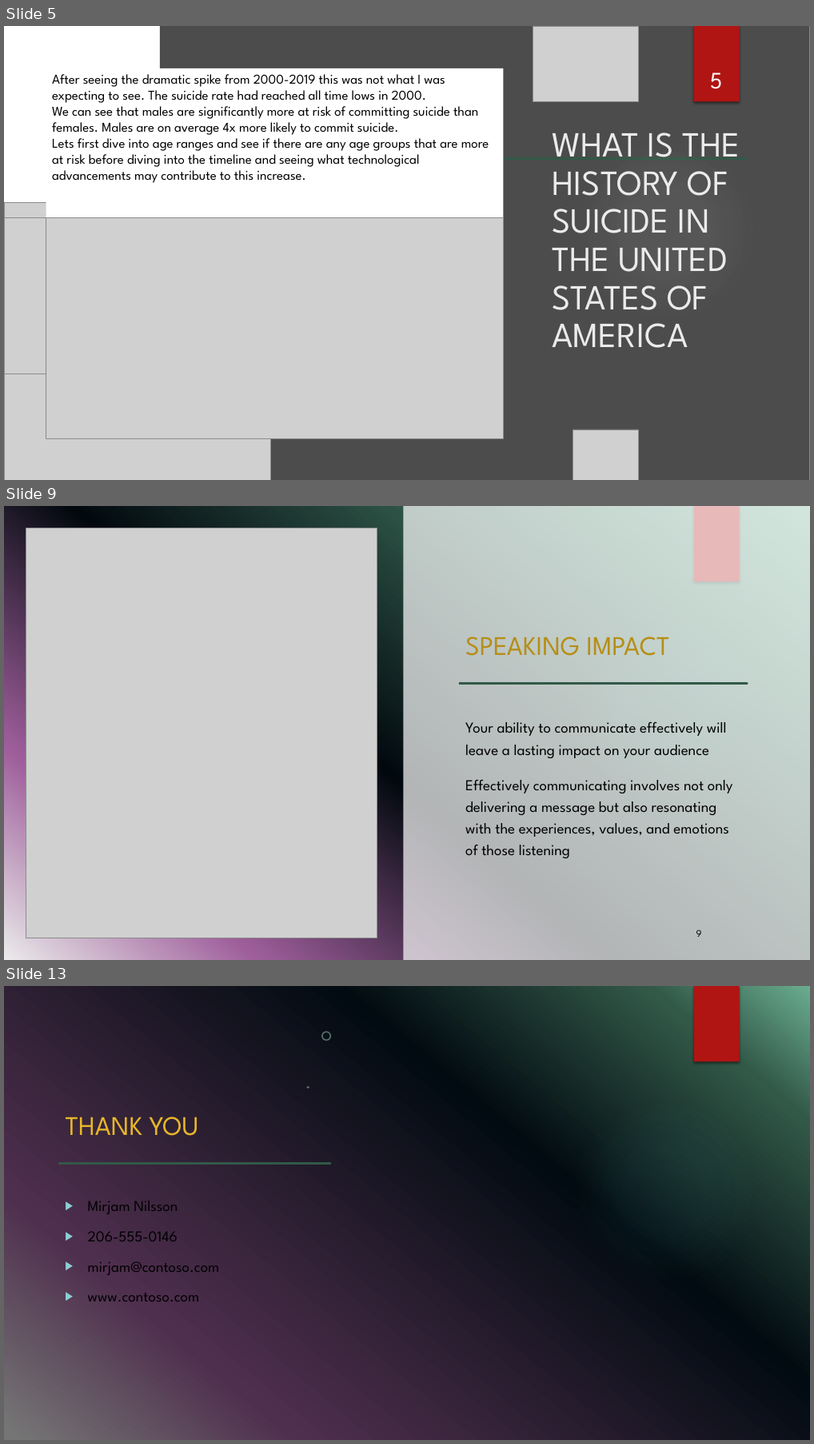
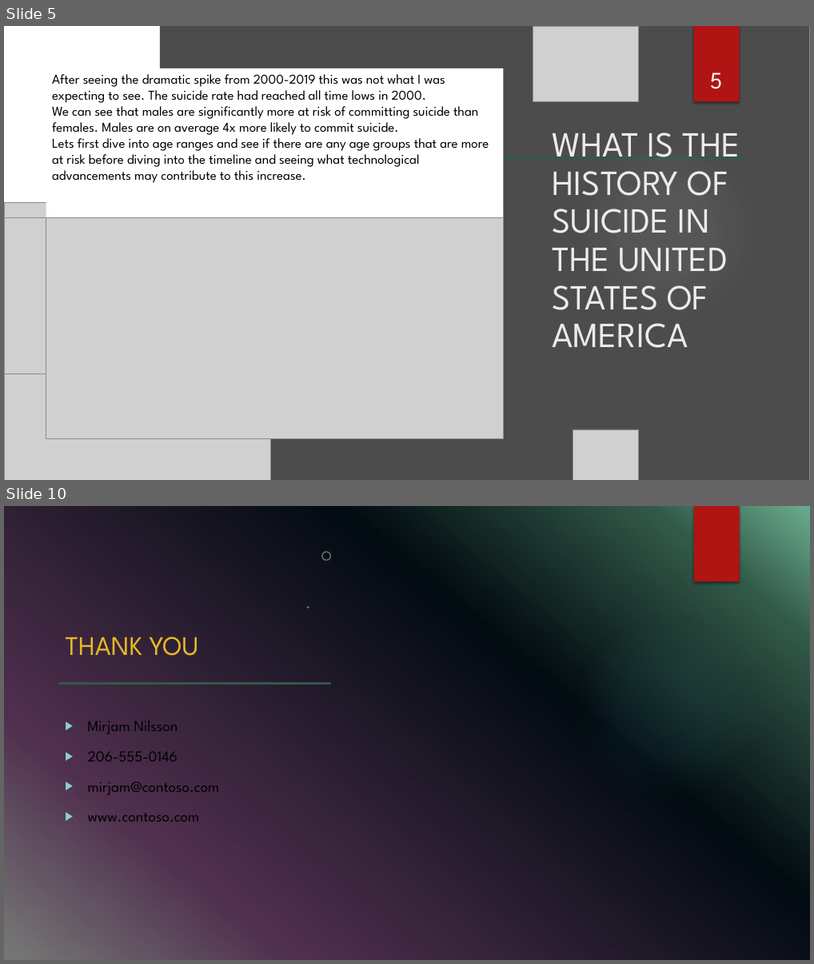
Before and after one commit to RussellBracey/Capston_rb, a slide deck: powerpoint/capstone_powerpoint.pptx. Shown one above the other, each under a label of ours: slides 5, 9 and 13 before the commit, slides 5 and 10 after it; the slides between them are not shown. The pictures are 814x1444 and 814x964 pixels, drawn with LibreOffice and Linux fonts; fonts in the diff are those of the drawing; grey boxes stand for pictures; background and template pictures are left out. Boxes give left, top, right and bottom in pixels: in the first picture for what was removed or moved away, otherwise in the second. Text is boxed around its words. In the diff, an @@ line names an element or a change of style, - is before the commit and + after.

```diff
--- a/powerpoint/capstone_powerpoint.pptx
+++ b/powerpoint/capstone_powerpoint.pptx
@@ slide 9 removed at (4,506,810,960), background gradient #6AAC90 to #4B866D to #02090E to #9E5E9B to #EBEBEB; not listed: 2 template elements that a slide beside it also shows @@
@@ picture removed at (26,528,378,937) @@
@@ rectangle removed at (404,506,810,960) @@
@@ title removed at (466,636,670,656) @@
-SPEAKING IMPACT
@@ line removed from (459, 684) to (747, 684) @@
@@ text removed at (466,722,734,858) @@
-Your ability to communicate effectively will leave a lasting impact on your audience
-Effectively communicating involves not only delivering a message but also resonating with the experiences, values, and emotions of those listening
@@ page number removed at (697,929,702,936) @@
-9
@@ what was slide 13 is now slide 10 @@
```
Also in this commit, not shown: 4 slides added, 6 other slides removed, 2 other files.
